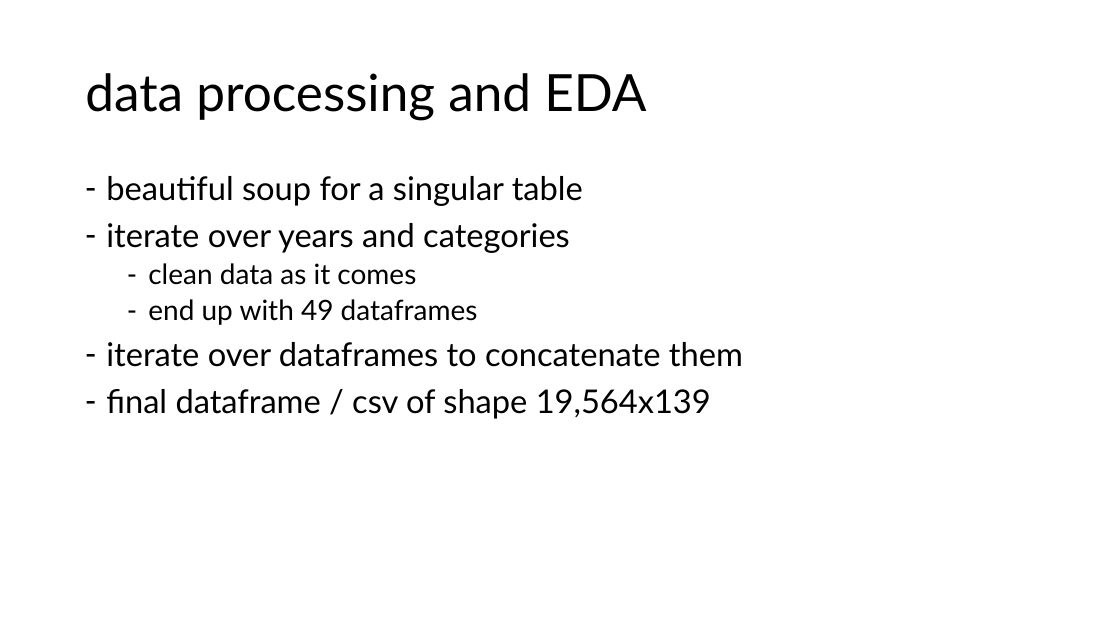
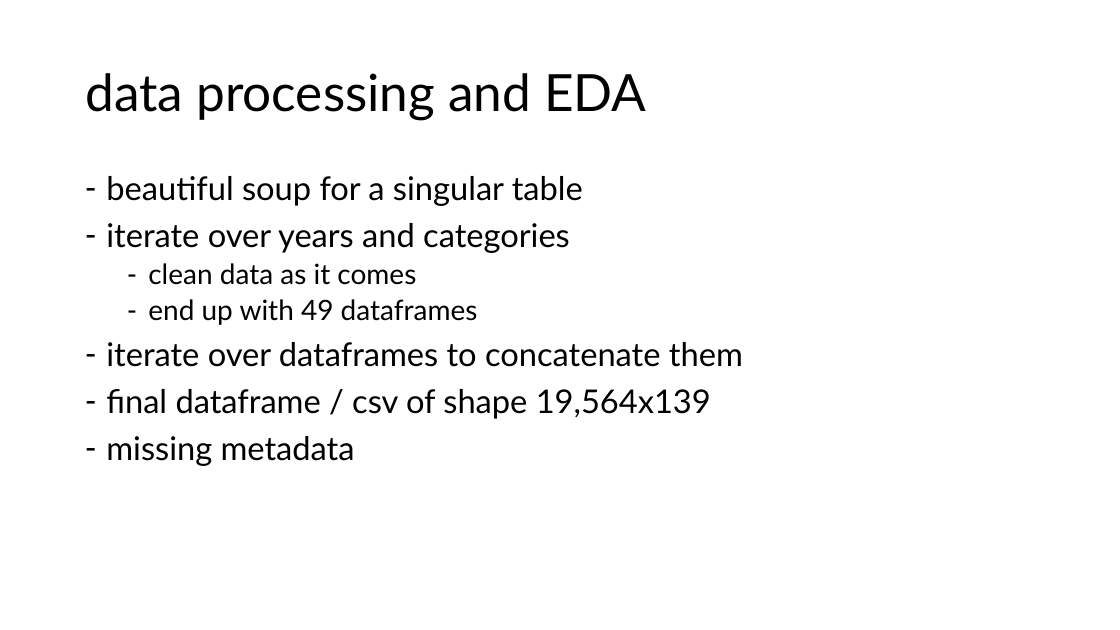
Before and after one commit to bebo0947/CapstoneBall, a slide deck: slide 7 of presentations/Sprint 1.pptx. Drawn at 1120x630 pixels with LibreOffice and Linux fonts; fonts in the diff are those of the drawing. Boxes give left, top, right and bottom in pixels: in the first picture for what was removed or moved away, otherwise in the second. Text is boxed around its words. In the diff, an @@ line names an element or a change of style, - is before the commit and + after.

```diff
--- a/presentations/Sprint 1.pptx
+++ b/presentations/Sprint 1.pptx
@@ text at bbox=[106, 436, 355, 466]: paragraph added @@
+– missing metadata
```
Also in this commit, not shown: 2 other slides changed.
